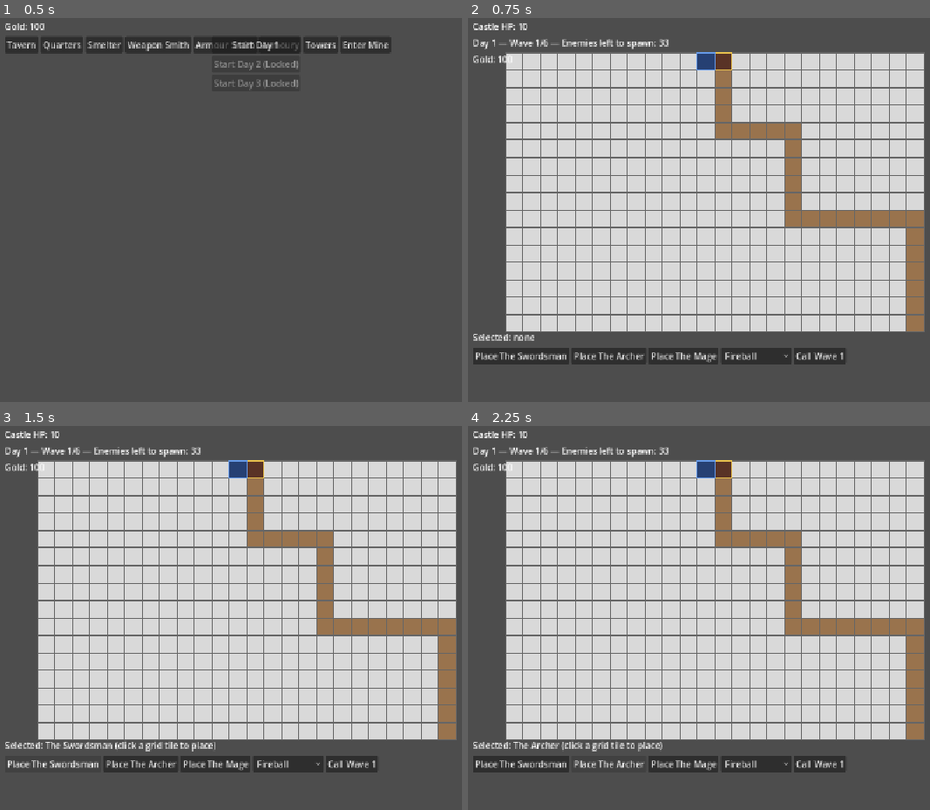
Above: before the commit, frames 1-4 (two rows, left to right).
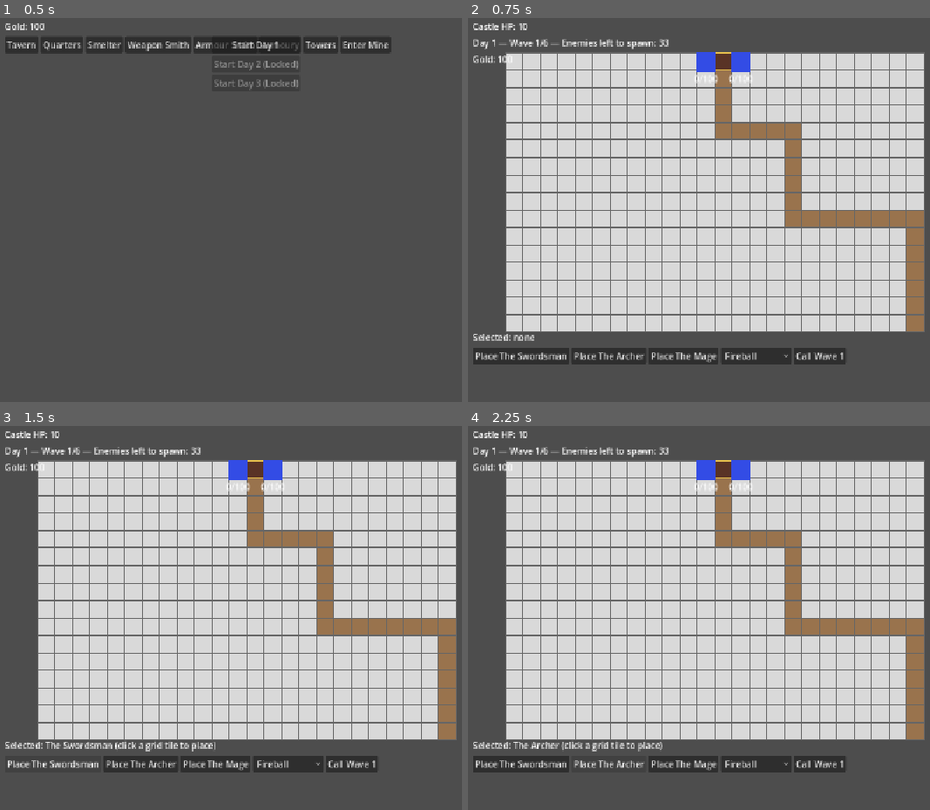
Above: after the commit, the same moments.

Repository: qzak/td-m3-game
Game: Godot game, scene res://scenes/castle/castle.tscn
Two runs of this game, one before a commit and one after it. Both use one fixed random seed, a clock stepped at 60 frames per second and the inputs below.
Inputs:
- Up to frame 1 (0.5 s): no input
- Up to frame 2 (0.75 s): click "Start Day 1" at 0.5 s
- Up to frame 3 (1.5 s): click "Place The Swordsman" at 1.25 s
- Up to frame 4 (2.25 s): click "Place The Archer" at 2 s

Frame 1 is identical in both runs. In frame 2, 0.5% of the frame differs, in the area x 49-62%, y 8-18%; in frame 3, 0.5%; in frame 4, 0.5%.
Error before the commit: Parse Error: No constructor of "PackedVector2Array" matches the signature "PackedVector2Array(int, int, int, int, int, int)". (res://scripts/tower_defense/adve…

Commit message:
Agent Host changes for agents/td-m3-game-milestones-implementation

Diff:
--- a/scripts/tower_defense/adventurer.gd
+++ b/scripts/tower_defense/adventurer.gd
@@ -61,7 +61,11 @@
 		return
 	var projectile := Polygon2D.new()
 	projectile.color = Color(1.0, 0.9, 0.2, 1.0)
-	projectile.polygon = PackedVector2Array(-4, -2, 4, 0, -4, 2)
+	projectile.polygon = PackedVector2Array([
+		Vector2(-4, -2),
+		Vector2(4, 0),
+		Vector2(-4, 2),
+	])
 	projectile.position = position
 	projectile.rotation = (target_position - position).angle()
 	host.add_child(projectile)
@@ -93,7 +97,12 @@
 		return
 	var impact := Polygon2D.new()
 	impact.color = color
-	impact.polygon = PackedVector2Array(0, -7, 7, 0, 0, 7, -7, 0)
+	impact.polygon = PackedVector2Array([
+		Vector2(0, -7),
+		Vector2(7, 0),
+		Vector2(0, 7),
+		Vector2(-7, 0),
+	])
 	impact.position = target_position
 	host.add_child(impact)
 	var impact_tween := create_tween()
